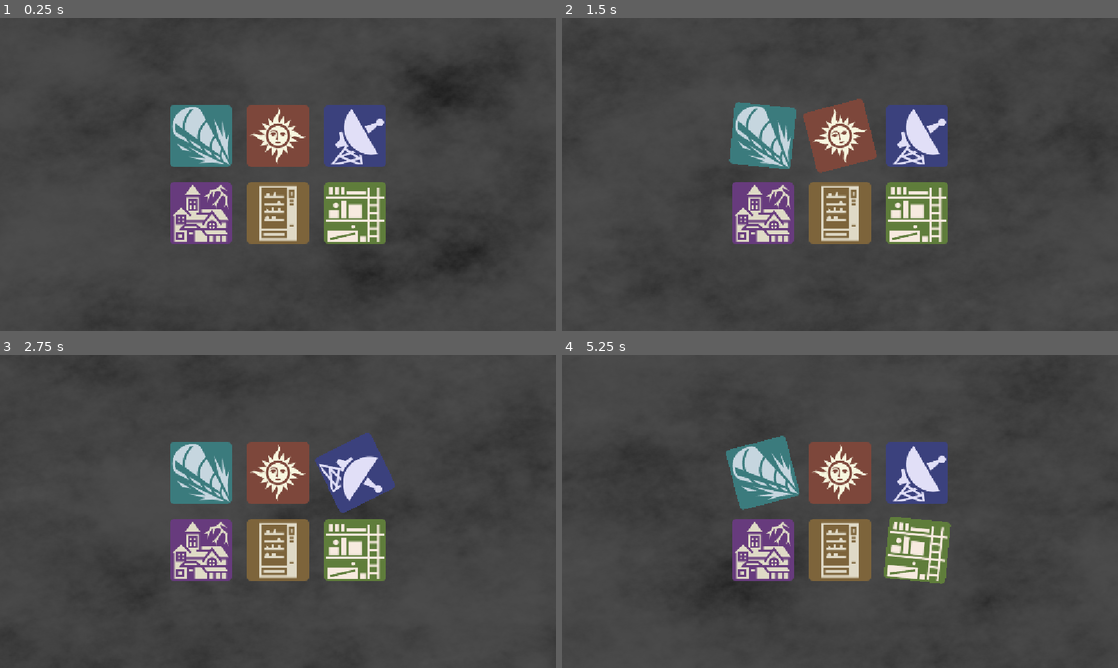
Above: before the commit, frames 1-4 (two rows, left to right).
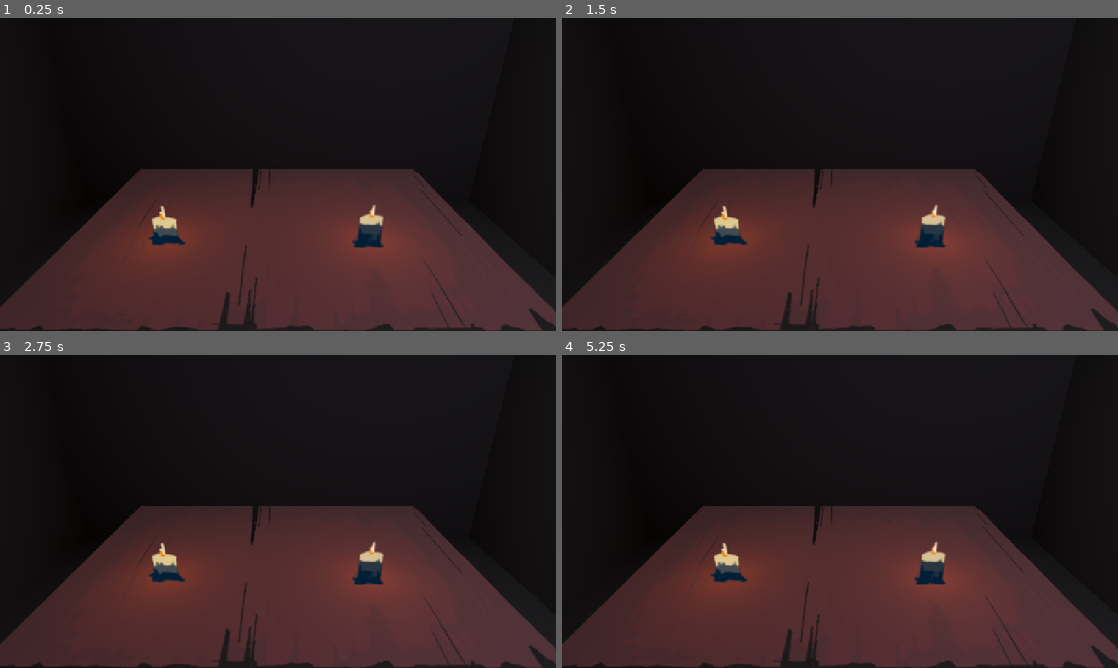
Above: after the commit, the same moments.

Repository: benDOTbjq/GMTK-2026
Game: Godot game, scene res://code/demo_scene/demo.tscn
Same seed, same stepped clock (60 frames per second), same inputs: the game is played once before the commit and once after it. Before the commit the project starts from res://code/main_scene/main.tscn.
Inputs (mouse positions are in pixels of both pictures, inside the frame that each line leads up to):
- Up to frame 1 (0.25 s): no input
- Up to frame 2 (1.5 s): click (762, 136) at 0.52 s; click (840, 136) at 1.27 s
- Up to frame 3 (2.75 s): click (355, 473) at 2.02 s
- Up to frame 4 (5.25 s): click (762, 549) at 2.77 s; click (840, 549) at 3.52 s; click (917, 549) at 4.27 s; click (762, 473) at 5.02 s

The runs differ from the first frame. In frame 1, 85% of the frame differs, in the area x 0-100%, y 0-100%; in frame 2, 82%; in frame 3, 80%; in frame 4, 86%.

Commit message:
demo scene

Diff:
--- /dev/null
+++ b/code/demo_scene/demo.tscn
@@ -0,0 +1,82 @@
+[gd_scene format=3 uid="uid://chd5war7kr7w6"]
+
+[ext_resource type="Texture2D" uid="uid://chr6y6mwyir4g" path="res://art/demo/demo_background.png" id="1_kb3va"]
+[ext_resource type="Texture2D" uid="uid://cuvhx0lhhb7su" path="res://art/demo/demo_table_ortho.png" id="2_g0jli"]
+[ext_resource type="Texture2D" uid="uid://cg3epuw16obey" path="res://art/demo/demo_candle_1.png" id="4_vj5s7"]
+[ext_resource type="Texture2D" uid="uid://cvo5k7157pemm" path="res://art/demo/demo_candle_2.png" id="5_l8igb"]
+
+[sub_resource type="Environment" id="Environment_dd5g0"]
+background_mode = 3
+background_canvas_max_layer = 1
+
+[sub_resource type="BoxMesh" id="BoxMesh_dd5g0"]
+flip_faces = true
+size = Vector3(3.41, 2.101255, 3.47)
+
+[sub_resource type="StandardMaterial3D" id="StandardMaterial3D_dbc33"]
+albedo_texture = ExtResource("1_kb3va")
+
+[node name="Demo" type="Node3D" unique_id=1435100903]
+
+[node name="WorldEnvironment" type="WorldEnvironment" parent="." unique_id=1117343218]
+environment = SubResource("Environment_dd5g0")
+
+[node name="Camera3D" type="Camera3D" parent="." unique_id=1086524145]
+transform = Transform3D(0.9999863, -0.002045854, 0.0048197303, 0, 0.92050487, 0.39073113, -0.005235964, -0.39072576, 0.92049223, 0.015, 1.3791182, 0.945)
+fov = 50.0
+
+[node name="CanvasLayer" type="CanvasLayer" parent="." unique_id=563508970]
+
+[node name="TextureRect" type="TextureRect" parent="CanvasLayer" unique_id=406833223]
+z_index = 1
+anchors_preset = 15
+anchor_right = 1.0
+anchor_bottom = 1.0
+grow_horizontal = 2
+grow_vertical = 2
+texture = ExtResource("1_kb3va")
+
+[node name="Sprite3D" type="Sprite3D" parent="." unique_id=766264924]
+transform = Transform3D(-0.218, -1.792167e-08, 3.821371e-15, 0, -8.960835e-09, -1, 1.9058165e-08, -0.205, 4.371139e-08, 0.005, 0.65111816, -0.28)
+shaded = true
+texture_filter = 0
+texture = ExtResource("2_g0jli")
+region_enabled = true
+region_rect = Rect2(210.06412, 74.309586, 739.4343, 571.381)
+
+[node name="MeshInstance3D" type="MeshInstance3D" parent="." unique_id=1715614772]
+transform = Transform3D(1, 0, 0, 0, 1, 0, 0, 0, 1, 0, 1.0411872, 0)
+mesh = SubResource("BoxMesh_dd5g0")
+surface_material_override/0 = SubResource("StandardMaterial3D_dbc33")
+
+[node name="AreaLight3D" type="AreaLight3D" parent="." unique_id=618648834]
+transform = Transform3D(1, 0, 0, 0, 1, 0, 0, 0, 1, 0.79065263, 2.0022385, 2)
+light_energy = 2.675
+
+[node name="Sprite3D2" type="Sprite3D" parent="." unique_id=1384934533]
+transform = Transform3D(0.03, 0, 0, 0, 0.03, 0, 0, 0, 0.03, -0.412, 0.71201175, -0.129)
+billboard = 2
+no_depth_test = true
+texture = ExtResource("4_vj5s7")
+region_enabled = true
+region_rect = Rect2(427.13287, 67.30736, 483.15314, 617.59564)
+
+[node name="OmniLight3D" type="OmniLight3D" parent="Sprite3D2" unique_id=328486633]
+transform = Transform3D(33.333336, 0, 0, 0, 33.333336, 0, 0, 0, 33.333336, 0, 2.1579037, 0)
+light_color = Color(1, 0.7294118, 0, 1)
+light_energy = 0.11
+light_indirect_energy = 0.865
+
+[node name="Sprite3D3" type="Sprite3D" parent="." unique_id=2052860134]
+transform = Transform3D(0.03, 0, 0, 0, 0.03, 0, 0, 0, 0.03, 0.36217397, 0.71201175, -0.129)
+billboard = 2
+no_depth_test = true
+texture = ExtResource("5_l8igb")
+region_enabled = true
+region_rect = Rect2(427.13287, 67.30736, 483.15314, 617.59564)
+
+[node name="OmniLight3D" type="OmniLight3D" parent="Sprite3D3" unique_id=788870177]
+transform = Transform3D(33.333336, 0, 0, 0, 33.333336, 0, 0, 0, 33.333336, 0, 2.1579037, 0)
+light_color = Color(1, 0.7294118, 0, 1)
+light_energy = 0.11
+light_indirect_energy = 0.865
--- a/project.godot
+++ b/project.godot
@@ -11,11 +11,13 @@
 [application]
 
 config/name="GMTK-2026-TEST"
-run/main_scene="uid://b6od1t42wl3pp"
+run/main_scene="uid://chd5war7kr7w6"
 config/features=PackedStringArray("4.7", "GL Compatibility")
 
 [display]
 
+window/size/viewport_width=1280
+window/size/viewport_height=720
 window/stretch/mode="canvas_items"
 window/stretch/aspect="expand"
 
Binary file added: art/demo/demo_background.png
Not shown, added: art/demo/demo_background.png.import
Binary file added: art/demo/demo_candle_1.png
Not shown, added: art/demo/demo_candle_1.png.import
Binary file added: art/demo/demo_candle_2.png
Not shown, added: art/demo/demo_candle_2.png.import
Binary file added: art/demo/demo_table.png
Not shown, added: art/demo/demo_table.png.import
Binary file added: art/demo/demo_table_ortho.png
Not shown, added: art/demo/demo_table_ortho.png.import
Binary file added: art/reference/image.png
Not shown, added: art/reference/image.png.import
